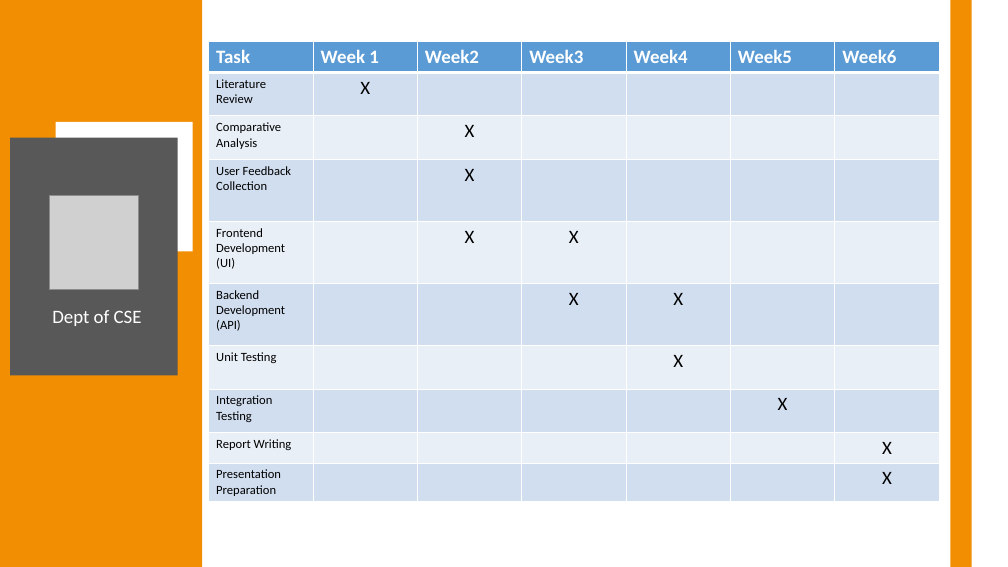
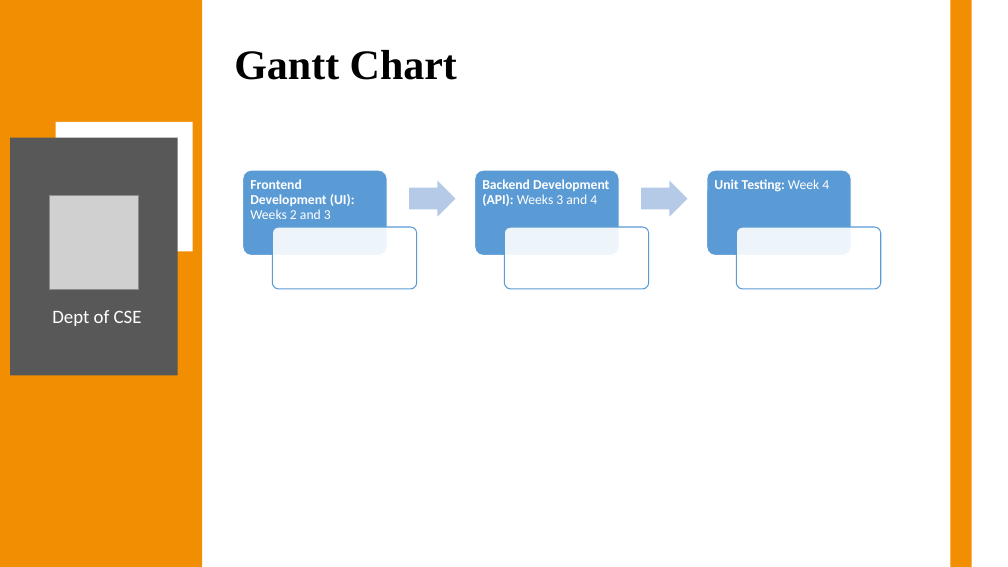
Before and after one commit to Anish202020/7th-Semester, a slide deck: slide 25 of Report & PPT/Project Work/Ppt/Callify Synopsis.pptx. Drawn at 1008x567 pixels with LibreOffice and Linux fonts; fonts in the diff are those of the drawing; grey boxes stand for pictures. Boxes give left, top, right and bottom in pixels: in the first picture for what was removed or moved away, otherwise in the second. Text is boxed around its words. In the diff, an @@ line names an element or a change of style, - is before the commit and + after.

```diff
--- a/Report & PPT/Project Work/Ppt/Callify Synopsis.pptx
+++ b/Report & PPT/Project Work/Ppt/Callify Synopsis.pptx
@@ table removed at <box>209,42,939,500</box>, 10 rows, 7 columns @@
-Task | Week 1 | Week2 | Week3 | Week4 | Week5 | Week6
-Literature Review | X |  |  |  |  | 
-Comparative Analysis |  | X |  |  |  | 
-User Feedback Collection |  | X |  |  |  | 
-Frontend Development (UI) |  | X | X |  |  | 
-Backend Development (API) |  |  | X | X |  | 
-Unit Testing |  |  |  | X |  | 
-Integration Testing |  |  |  |  | X | 
-Report Writing |  |  |  |  |  | X
-Presentation Preparation |  |  |  |  |  | X
@@ title "Gantt Chart" at <box>234,50,457,80</box>: size 44 to 40 pt, bold on @@
@@ group added at <box>243,170,881,289</box>: 6 rounded rectangles, 3 texts, 2 right arrows @@
+Frontend Development (UI): Weeks 2 and 3
+Backend Development (API): Weeks 3 and 4
+Unit Testing: Week 4
```
Also in this commit, not shown: 3 other slides changed, 1 slide added, 1 slide removed, 3 other files.
